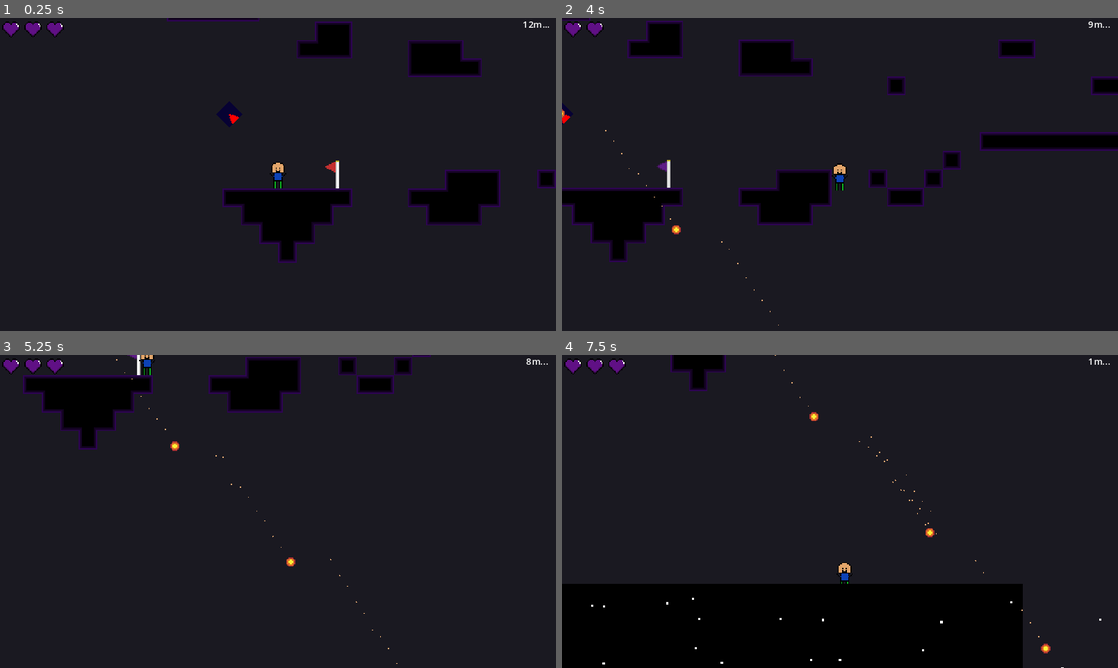
Above: before the commit, frames 1-4 (two rows, left to right).
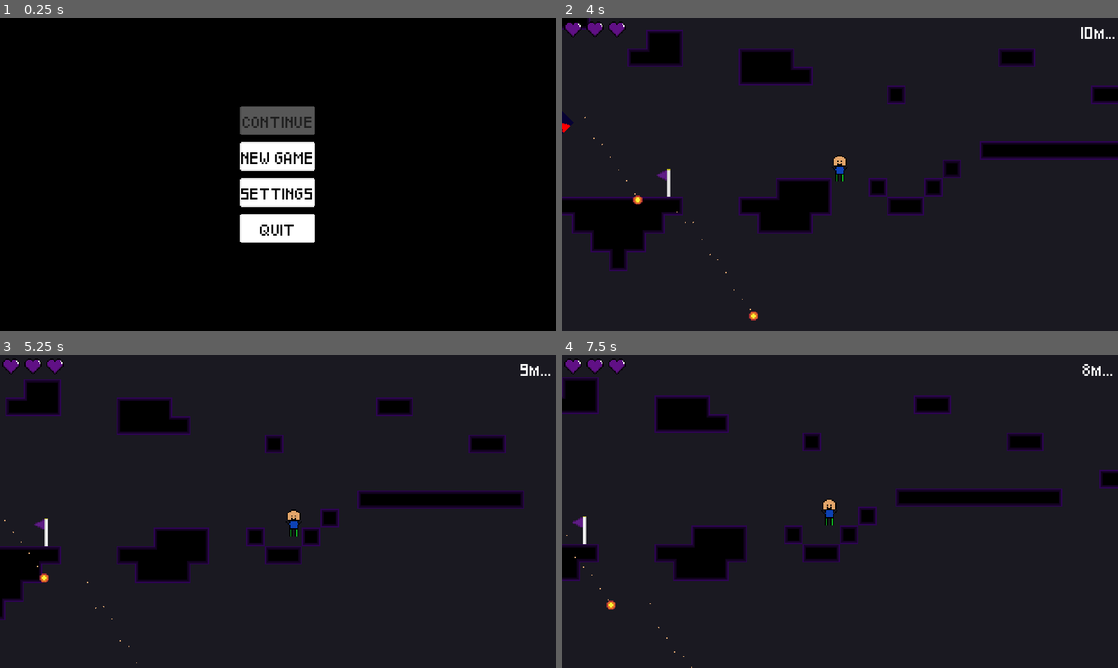
Above: after the commit, the same moments.

Repository: StormLight14/void-ascender
Game: Godot game, scene res://ui/menu/menu_ui.tscn
The game is run twice, just before and just after one commit, with the same random seed, the same clock (stepped at 60 frames per second) and the same inputs. Before the commit the project starts from res://level/level.tscn.
Inputs (mouse positions are in pixels of both pictures, inside the frame that each line leads up to):
- Up to frame 1 (0.25 s): no input
- Up to frame 2 (4 s): click (840, 193) at 0.5 s, where only the run after the commit has a clickable "SETTINGS"; click (840, 155) at 1.25 s, where only the run after the commit has a clickable "NEW GAME"; tap Enter at 2 s; hold Shift (climb) 2.03-2.78 s; hold D (right) 2.03-3.53 s; tap Space (jump) at 2.27, 3.02 s; tap Shift (climb) at 2.85 s; hold A (left) from 3.53 s (still down); hold Shift (climb) from 3.53 s (still down)
- Up to frame 3 (5.25 s): release A (left) at 4.28 s; release Shift (climb) at 4.28 s; hold D (right) from 4.28 s (still down); tap Shift (climb) at 4.35 s; tap Space (jump) at 4.52 s; hold Shift (climb) from 5.03 s (still down)
- Up to frame 4 (7.5 s): tap Space (jump) at 5.27, 6.02 s; release D (right) at 5.78 s; release Shift (climb) at 5.78 s; hold A (left) 5.78-6.53 s; tap Shift (climb) at 5.85, 7.35 s; hold D (right) 6.53-7.28 s; hold Shift (climb) 6.53-7.28 s; hold A (left) from 7.28 s (still down)

The runs differ from the first frame. In frame 1, 95% of the frame differs, in the area x 0-100%, y 0-100%; in frame 2, 8.1%; in frame 3, 12%; in frame 4, 30%.

Commit message:
add start menu; make climbing better

Diff:
--- /dev/null
+++ b/assets/themes/main/black_nine.tres
@@ -0,0 +1,10 @@
+[gd_resource type="StyleBoxTexture" load_steps=2 format=3 uid="uid://tqoeokjn3i2l"]
+
+[ext_resource type="Texture2D" uid="uid://c40hq74sojjdg" path="res://assets/themes/main/black_ninepatch.png" id="1_pwyvi"]
+
+[resource]
+texture = ExtResource("1_pwyvi")
+texture_margin_left = 2.0
+texture_margin_top = 2.0
+texture_margin_right = 2.0
+texture_margin_bottom = 2.0
--- /dev/null
+++ b/assets/themes/main/disabled_nine.tres
@@ -0,0 +1,10 @@
+[gd_resource type="StyleBoxTexture" load_steps=2 format=3 uid="uid://c2mosk06k33ve"]
+
+[ext_resource type="Texture2D" uid="uid://qf00hiktya4k" path="res://assets/themes/main/transparent_ninepatch.png" id="1_hmlh2"]
+
+[resource]
+texture = ExtResource("1_hmlh2")
+texture_margin_left = 2.0
+texture_margin_top = 2.0
+texture_margin_right = 2.0
+texture_margin_bottom = 2.0
--- /dev/null
+++ b/assets/themes/main/main_theme.tres
@@ -0,0 +1,18 @@
+[gd_resource type="Theme" load_steps=4 format=3 uid="uid://cmdts4siji57p"]
+
+[ext_resource type="StyleBox" uid="uid://c2mosk06k33ve" path="res://assets/themes/main/disabled_nine.tres" id="1_dnerv"]
+[ext_resource type="StyleBox" uid="uid://tqoeokjn3i2l" path="res://assets/themes/main/black_nine.tres" id="2_mm7pt"]
+[ext_resource type="StyleBox" uid="uid://gwn7qlbhsqim" path="res://assets/themes/main/white_nine.tres" id="3_6eydf"]
+
+[resource]
+Button/colors/font_color = Color(0, 0, 0, 1)
+Button/colors/font_disabled_color = Color(0, 0, 0, 0.658824)
+Button/colors/font_focus_color = Color(0.95, 0.95, 0.95, 1)
+Button/colors/font_hover_color = Color(1, 1, 1, 1)
+Button/colors/font_hover_pressed_color = Color(1, 1, 1, 1)
+Button/font_sizes/font_size = 8
+Button/styles/disabled = ExtResource("1_dnerv")
+Button/styles/focus = ExtResource("2_mm7pt")
+Button/styles/hover = ExtResource("2_mm7pt")
+Button/styles/normal = ExtResource("3_6eydf")
+Button/styles/pressed = ExtResource("3_6eydf")
--- /dev/null
+++ b/assets/themes/main/white_nine.tres
@@ -0,0 +1,10 @@
+[gd_resource type="StyleBoxTexture" load_steps=2 format=3 uid="uid://gwn7qlbhsqim"]
+
+[ext_resource type="Texture2D" uid="uid://chnbwkxe3nski" path="res://assets/themes/main/white_ninepatch.png" id="1_ycb4n"]
+
+[resource]
+texture = ExtResource("1_ycb4n")
+texture_margin_left = 2.0
+texture_margin_top = 2.0
+texture_margin_right = 2.0
+texture_margin_bottom = 2.0
--- a/assets/themes/main_theme.tres
+++ /dev/null
@@ -1,3 +0,0 @@
-[gd_resource type="Theme" format=3 uid="uid://cmdts4siji57p"]
-
-[resource]
--- a/player/player.gd
+++ b/player/player.gd
@@ -9,13 +9,14 @@
 const MAX_SPEED = 150.0
 const ACCELERATION = 850.0
 const JUMP_VELOCITY = -275.0
+const CLIMB_SPEED = 100.0
 const STAMINA = 1500 # 1ms of holding takes 1 stamina; 1 ms of climbing takes 2
 
 var gravity = ProjectSettings.get_setting("physics/2d/default_gravity")
 var state = IDLE
 
 @onready var climb_checker_left = %ClimbCheckerLeft
-@onready var climb_checker_right = $ClimbCheckerRight
+@onready var climb_checker_right = %ClimbCheckerRight
 
 @export var player_hearts = 3
 @onready var hearts = %Hearts
@@ -32,10 +33,9 @@
 		RUNNING:
 			state_running(delta)
 		CLIMBING:
-			state_climbing()
+			state_climbing(delta)
 
-	handle_gravity(delta)
-	handle_climbing()
+	handle_climbing(delta)
 
 
 	move_and_slide()
@@ -43,24 +43,29 @@
 func state_idle(delta):
 	handle_movement(delta)
 	handle_jump()
+	handle_gravity(delta, 1)
 
 func state_running(delta):
 	handle_movement(delta)
 	handle_jump()
+	handle_gravity(delta, 1)
 
-func state_climbing():
-	handle_climbing()
+func state_climbing(delta):
+	handle_climbing(delta)
 
-func handle_climbing():
+func handle_climbing(delta):
 	var left_has_wall = climb_checker_left.is_colliding()
 	var right_has_wall = climb_checker_right.is_colliding()
 
 	if Input.is_action_pressed("climb") and (left_has_wall or right_has_wall) and not is_on_floor():
 		if state == CLIMBING:
-			velocity.y = 0.1
+			state = CLIMBING
 		else:
 			state = CLIMBING
 			velocity.y = 0
+
+		if (left_has_wall and Input.is_action_pressed("left")) or (right_has_wall and Input.is_action_pressed("right")):
+			velocity.y = -CLIMB_SPEED
 	else:
 		state = IDLE
 
@@ -77,9 +82,9 @@
 	if Input.is_action_pressed("jump") and is_on_floor():
 		velocity.y = JUMP_VELOCITY
 
-func handle_gravity(delta):
+func handle_gravity(delta, gravity_scale):
 	if not is_on_floor():
-		velocity.y += gravity * delta
+		velocity.y += gravity * gravity_scale * delta
 
 func update_hearts():
 	var heart = preload("res://ui/heart.tscn")
--- a/player/player.tscn
+++ b/player/player.tscn
@@ -8,6 +8,9 @@
 
 [sub_resource type="RectangleShape2D" id="RectangleShape2D_etlai"]
 size = Vector2(10, 18)
+
+[sub_resource type="RectangleShape2D" id="RectangleShape2D_lpfh6"]
+size = Vector2(1, 20)
 
 [node name="Player" type="CharacterBody2D"]
 collision_layer = 8
@@ -49,11 +52,18 @@
 shape = SubResource("RectangleShape2D_etlai")
 debug_color = Color(0.937255, 0.0705882, 0.592157, 0.419608)
 
-[node name="ClimbCheckerLeft" type="RayCast2D" parent="."]
+[node name="ClimbCheckerLeft" type="ShapeCast2D" parent="."]
 unique_name_in_owner = true
-target_position = Vector2(-10, 0)
+position = Vector2(0, 2)
+shape = SubResource("RectangleShape2D_lpfh6")
+target_position = Vector2(-8, 0)
+max_results = 4
 
-[node name="ClimbCheckerRight" type="RayCast2D" parent="."]
-target_position = Vector2(10, 0)
+[node name="ClimbCheckerRight" type="ShapeCast2D" parent="."]
+unique_name_in_owner = true
+position = Vector2(0, 2)
+shape = SubResource("RectangleShape2D_lpfh6")
+target_position = Vector2(8, 0)
+max_results = 4
 
 [connection signal="area_entered" from="Hurtbox" to="." method="_on_hurtbox_area_entered"]
--- a/project.godot
+++ b/project.godot
@@ -11,7 +11,7 @@
 [application]
 
 config/name="void-ascender"
-run/main_scene="res://level/level.tscn"
+run/main_scene="res://ui/menu/menu_ui.tscn"
 config/features=PackedStringArray("4.2", "Forward Plus")
 config/icon="res://icon.svg"
 
@@ -24,6 +24,11 @@
 window/size/window_width_override=1280
 window/size/window_height_override=720
 window/stretch/mode="canvas_items"
+
+[gui]
+
+theme/custom="res://assets/themes/main/main_theme.tres"
+theme/custom_font="res://assets/fonts/Pixeled.ttf"
 
 [input]
 
--- a/ui/menu/menu_ui.gd
+++ b/ui/menu/menu_ui.gd
@@ -4,8 +4,7 @@
 	get_tree().change_scene_to_file("res://level/level.tscn")
 
 func _on_continue_pressed():
-	pass # Replace with function body.
-
+	pass # Replace with function body
 
 func _on_settings_pressed():
 	pass # Replace with function body.
--- a/ui/menu/menu_ui.tscn
+++ b/ui/menu/menu_ui.tscn
@@ -1,7 +1,7 @@
 [gd_scene load_steps=3 format=3 uid="uid://dmkwehyfyugil"]
 
 [ext_resource type="Script" path="res://ui/menu/menu_ui.gd" id="1_q5sw5"]
-[ext_resource type="Theme" uid="uid://cmdts4siji57p" path="res://assets/themes/main_theme.tres" id="2_bl1fl"]
+[ext_resource type="Theme" uid="uid://cmdts4siji57p" path="res://assets/themes/main/main_theme.tres" id="2_bl1fl"]
 
 [node name="MenuUI" type="Control"]
 layout_mode = 3
@@ -11,6 +11,15 @@
 grow_horizontal = 2
 grow_vertical = 2
 script = ExtResource("1_q5sw5")
+
+[node name="ColorRect" type="ColorRect" parent="."]
+layout_mode = 1
+anchors_preset = 15
+anchor_right = 1.0
+anchor_bottom = 1.0
+grow_horizontal = 2
+grow_vertical = 2
+color = Color(0, 0, 0, 1)
 
 [node name="CenterContainer" type="CenterContainer" parent="."]
 layout_mode = 1
@@ -25,21 +34,24 @@
 
 [node name="Continue" type="Button" parent="CenterContainer/VBoxContainer"]
 layout_mode = 2
+theme = ExtResource("2_bl1fl")
 disabled = true
-text = "Continue"
+text = "CONTINUE"
 
 [node name="NewGame" type="Button" parent="CenterContainer/VBoxContainer"]
 layout_mode = 2
-text = "New Game"
+theme = ExtResource("2_bl1fl")
+text = "NEW GAME"
 
 [node name="Settings" type="Button" parent="CenterContainer/VBoxContainer"]
 layout_mode = 2
-text = "Settings"
+theme = ExtResource("2_bl1fl")
+text = "SETTINGS"
 
 [node name="Quit" type="Button" parent="CenterContainer/VBoxContainer"]
 layout_mode = 2
 theme = ExtResource("2_bl1fl")
-text = "Quit"
+text = "QUIT"
 
 [connection signal="pressed" from="CenterContainer/VBoxContainer/Continue" to="." method="_on_continue_pressed"]
 [connection signal="pressed" from="CenterContainer/VBoxContainer/NewGame" to="." method="_on_new_game_pressed"]
Binary file added: assets/fonts/Pixeled.ttf
Not shown, added: assets/fonts/Pixeled.ttf.import
Binary file added: assets/themes/main/black_ninepatch.png
Not shown, added: assets/themes/main/black_ninepatch.png.import
Binary file added: assets/themes/main/button_ninepatch.png
Not shown, added: assets/themes/main/button_ninepatch.png.import
Binary file added: assets/themes/main/transparent_ninepatch.png
Not shown, added: assets/themes/main/transparent_ninepatch.png.import
Binary file added: assets/themes/main/white_ninepatch.png
Not shown, added: assets/themes/main/white_ninepatch.png.import
Not shown: 1 places in player/player.tscn that only renumber resources
